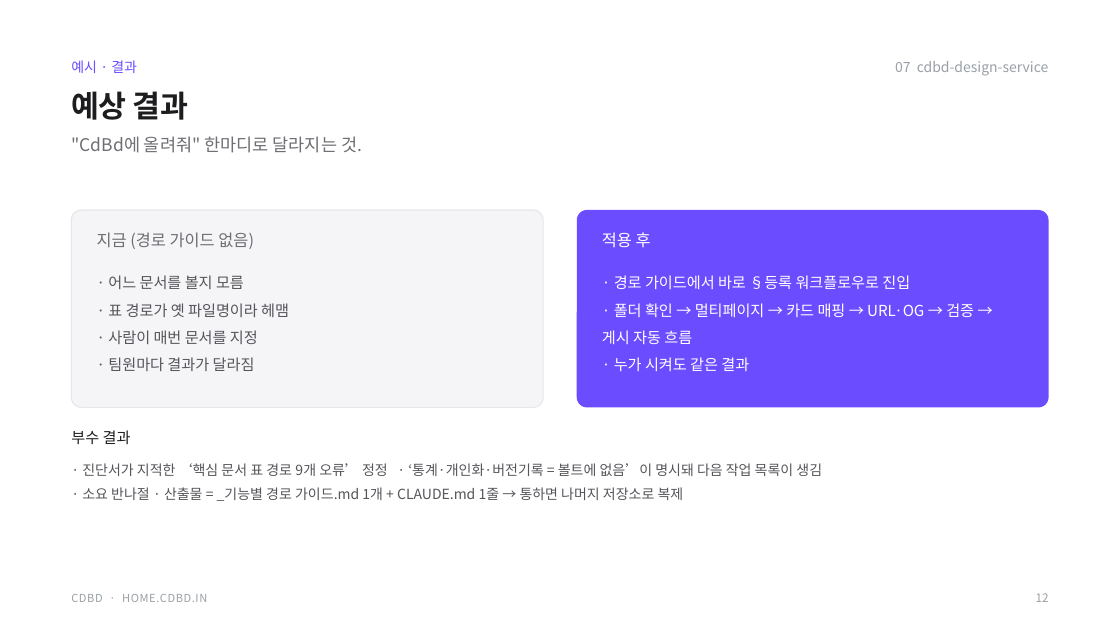
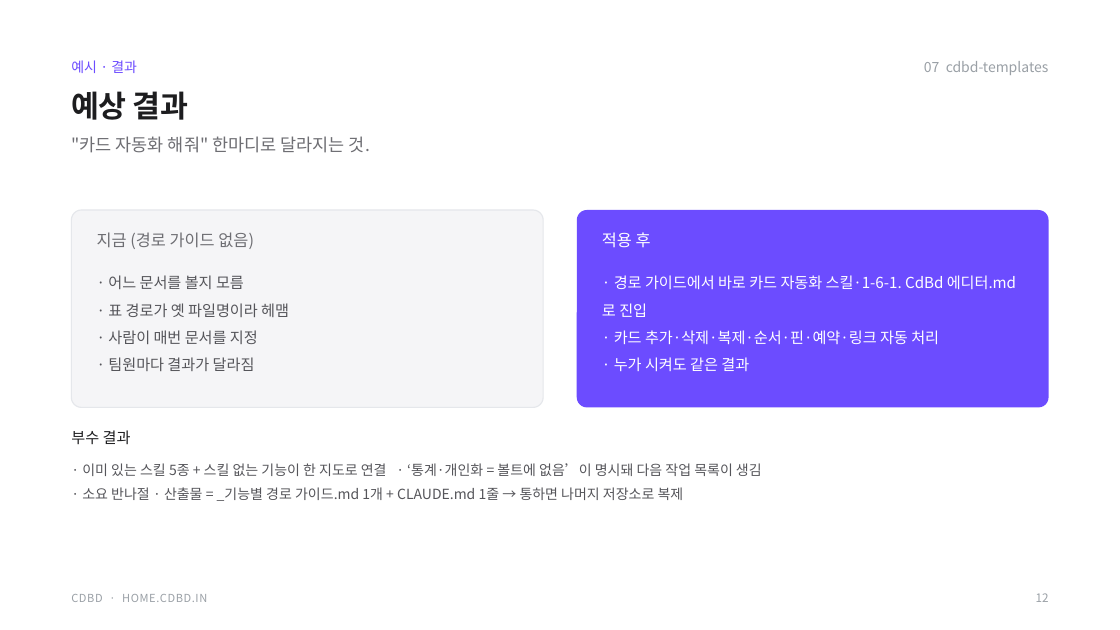
Before and after one commit to CdBd-in/design, a slide deck: slide 12 of _기능별 경로 가이드 — 실행 계획.pptx. Drawn at 1120x630 pixels with LibreOffice and Linux fonts; fonts in the diff are those of the drawing. Boxes give left, top, right and bottom in pixels: in the first picture for what was removed or moved away, otherwise in the second. Text is boxed around its words. In the diff, an @@ line names an element or a change of style, - is before the commit and + after.

```diff
--- a/_기능별 경로 가이드 — 실행 계획.pptx
+++ b/_기능별 경로 가이드 — 실행 계획.pptx
@@ text at box(924, 61, 1049, 75): text changed @@
-07 cdbd-design-service
+07 cdbd-templates
@@ text at box(71, 136, 370, 153): text changed @@
-"CdBd에 올려줘" 한마디로 달라지는 것.
+"카드 자동화 해줘" 한마디로 달라지는 것.
@@ text at box(602, 275, 1016, 344): text changed @@
-· 경로 가이드에서 바로 §등록 워크플로우로 진입
-· 폴더 확인 → 멀티페이지 → 카드 매핑 → URL·OG → 검증 → 게시 자동 흐름
+· 경로 가이드에서 바로 카드 자동화 스킬·1-6-1. CdBd 에디터.md 로 진입
+· 카드 추가·삭제·복제·순서·핀·예약·링크 자동 처리
@@ text at box(82, 463, 762, 476): text changed @@
-· 진단서가 지적한 ‘핵심 문서 표 경로 9개 오류’ 정정 · ‘통계·개인화·버전기록 = 볼트에 없음’이 명시돼 다음 작업 목록이 생김
+· 이미 있는 스킬 5종 + 스킬 없는 기능이 한 지도로 연결 · ‘통계·개인화 = 볼트에 없음’이 명시돼 다음 작업 목록이 생김
```
Also in this commit, not shown: 3 other slides changed, 1 other file.
